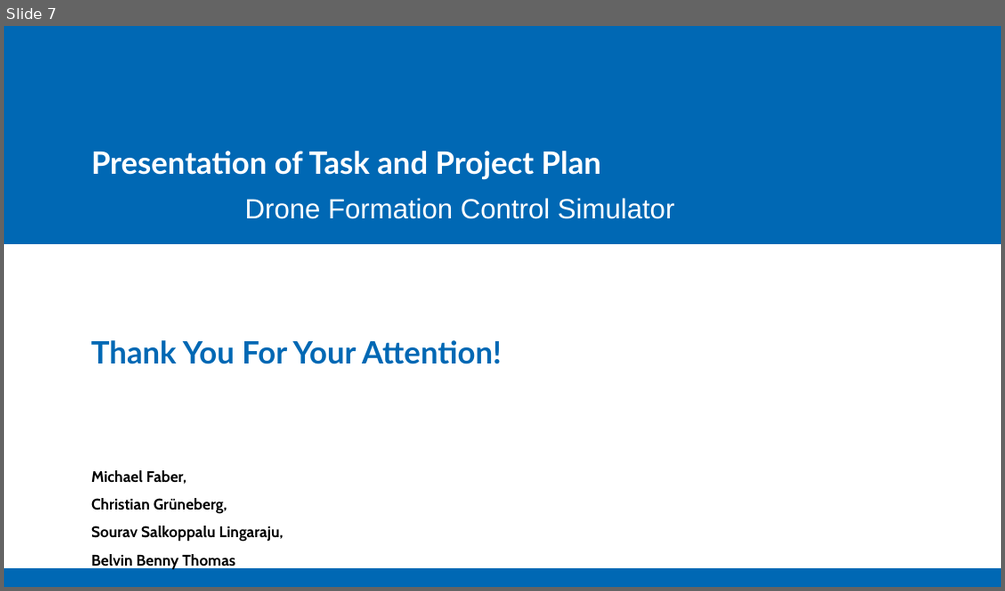
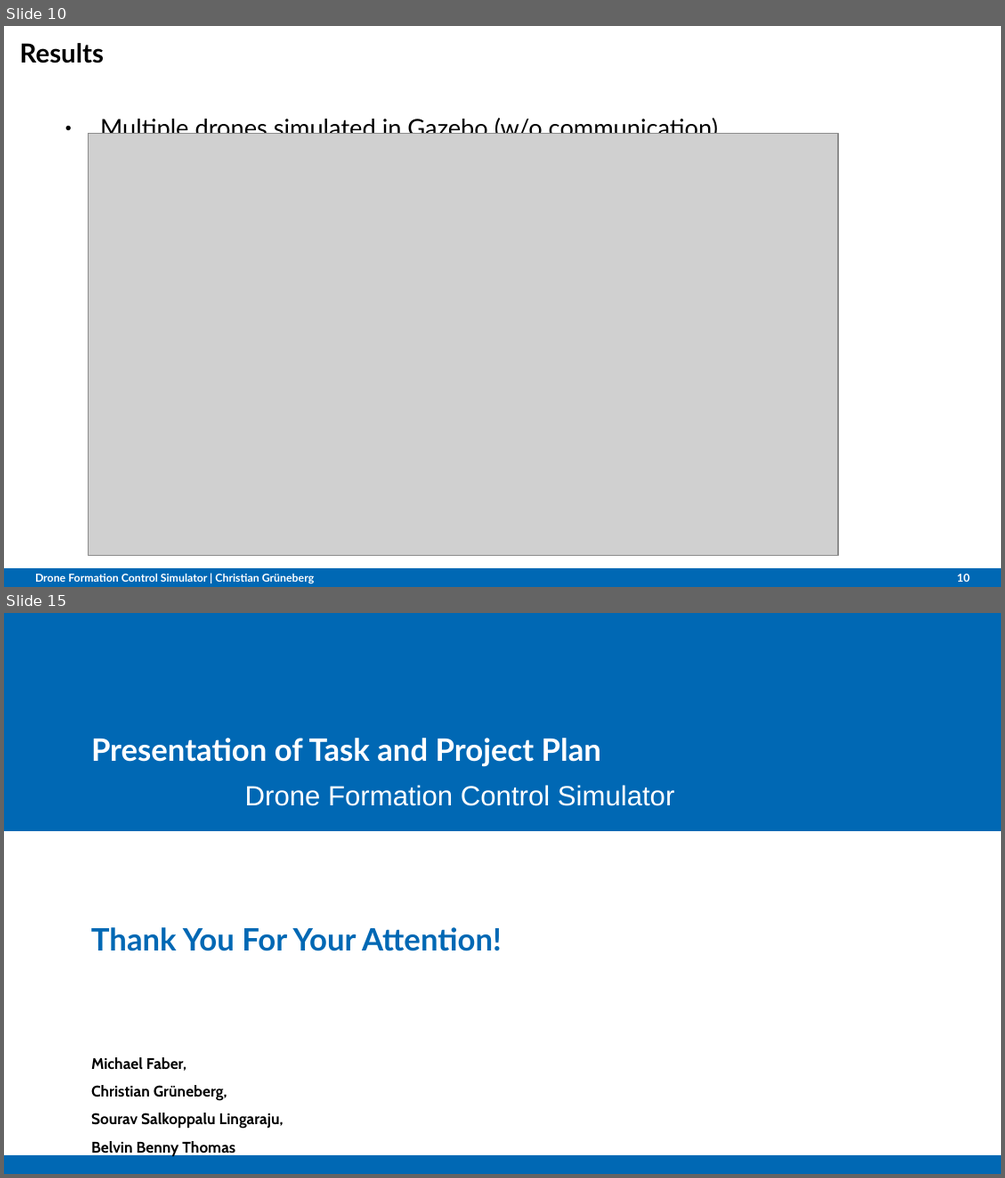
Before and after one commit to Belvin7/Drone_Project_personal-, a slide deck: AMS_Project_Plan.odp. Shown one above the other, each under a label of ours: slide 7 before the commit, slides 10 and 15 after it; the slides between them are not shown. The pictures are 1005x591 and 1005x1178 pixels, drawn with LibreOffice and Linux fonts; fonts in the diff are those of the drawing; grey boxes stand for pictures; background and template pictures are left out. Boxes give left, top, right and bottom in pixels: in the first picture for what was removed or moved away, otherwise in the second. Text is boxed around its words. In the diff, an @@ line names an element or a change of style, - is before the commit and + after.

```diff
--- a/AMS_Project_Plan.odp
+++ b/AMS_Project_Plan.odp
@@ slide 10 added at [4,26,1001,587], background #FFFFFF; not listed: 1 template element that a slide beside it also shows @@
@@ title added at [20,43,104,63], 18.9 pt, text #000000, bold @@
+Results
@@ text added at [100,116,718,134], 17.5 pt, text #000000 @@
+● Multiple drones simulated in Gazebo (w/o communication)
@@ picture added at [89,134,838,556] @@
@@ text added at [35,573,315,584], 7.9 pt, text #FFFFFF, bold @@
+Drone Formation Control Simulator | Christian Grüneberg
@@ page number added at [957,573,970,581], 7.9 pt, text #FFFFFF, bold @@
+10
@@ what was slide 7 is now slide 15 @@
```
Also in this commit, not shown: 2 slides changed, 11 other slides added, 4 slides removed.
